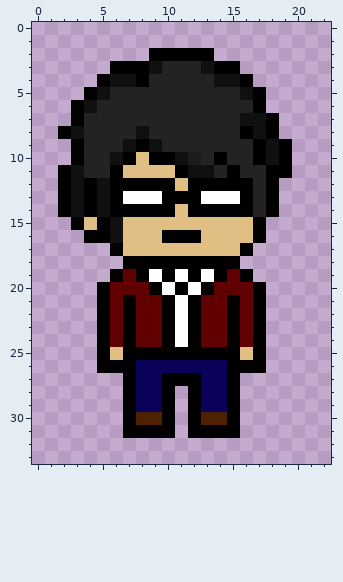
Pixel-art sprite, stored at assets/img/me.png. The first picture shows the starting point.
The file is 69x102 pixels, drawn in blocks of 3x3; one block is one cell here.
New version:
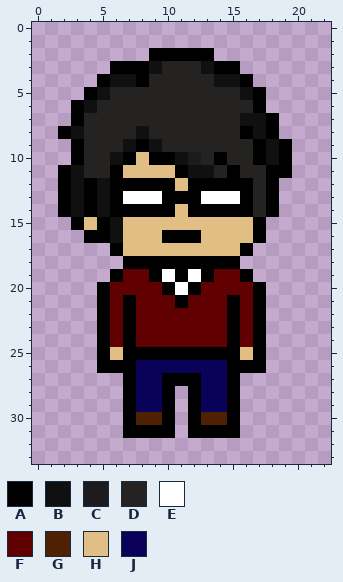
Palette (. is transparent): A #000000  B #101011  C #1c1c1e  D #242321  E #ffffff  F #600000  G #4f2103  H #e1be84  J #0a0158
The exact change:
Colour E becomes colour A in row 19 at x 9, 11 and 13; in row 20 at x 10 and 12; in row 21 at x 11.
Colour A becomes colour E in row 19 at x 10 and 12; in row 20 at x 11.
Colour A becomes colour F in row 19 at x 8 and 14; in row 20 at x 9 and 13; in rows 21 to 24 at x 10 and 12.
Colour E becomes colour F in rows 22 to 24 at x 11.
